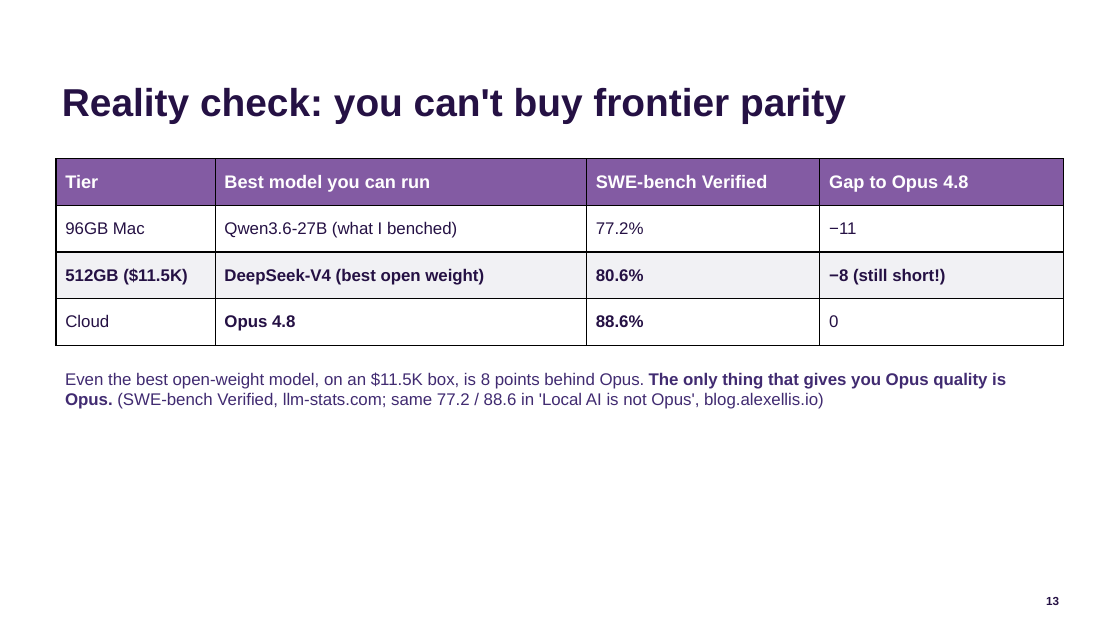
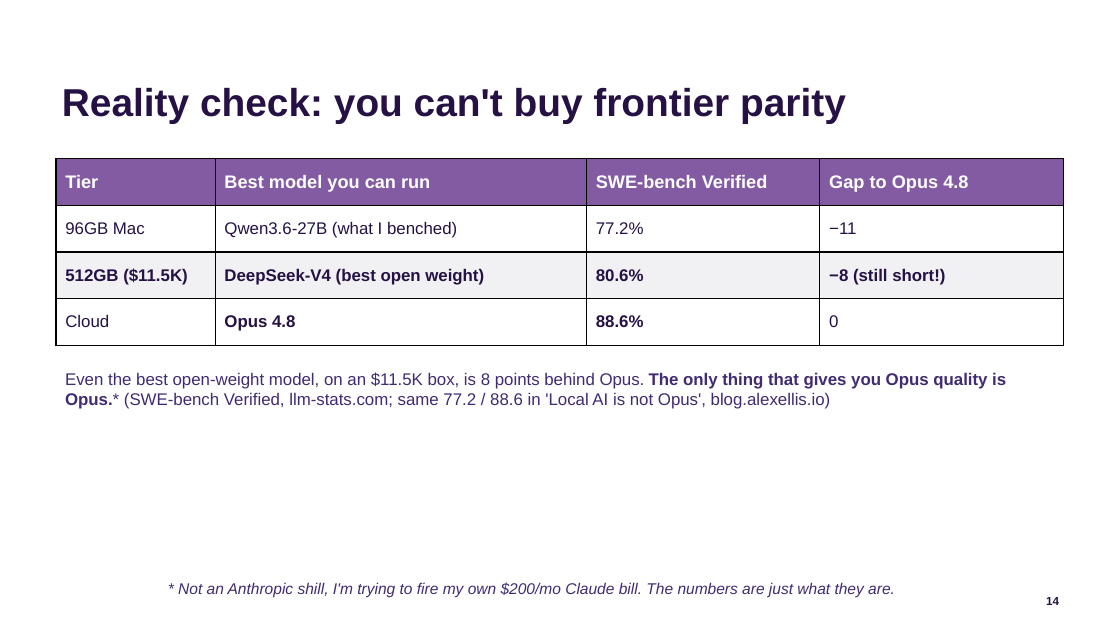
Before and after one commit to jconnolly/local-llm-pi5, a slide deck: slide 14 of local-llm-datasociety.pptx (slide 13 before the commit). Drawn at 1120x630 pixels with LibreOffice and Linux fonts; fonts in the diff are those of the drawing; background and template pictures are left out. Boxes give left, top, right and bottom in pixels: in the first picture for what was removed or moved away, otherwise in the second. Text is boxed around its words. In the diff, an @@ line names an element or a change of style, - is before the commit and + after.

```diff
--- a/local-llm-datasociety.pptx
+++ b/local-llm-datasociety.pptx
@@ text at [65, 372, 1006, 409]: text changed @@
-Even the best open-weight model, on an $11.5K box, is 8 points behind Opus. The only thing that gives you Opus quality is Opus. (SWE-bench Verified, llm-stats.com; same 77.2 / 88.6 in 'Local AI is not Opus', blog.alexellis.io)
+Even the best open-weight model, on an $11.5K box, is 8 points behind Opus. The only thing that gives you Opus quality is Opus.* (SWE-bench Verified, llm-stats.com; same 77.2 / 88.6 in 'Local AI is not Opus', blog.alexellis.io)
@@ text added at [178, 582, 895, 597], 12 pt, text #412B71, italic @@
+* Not an Anthropic shill, I'm trying to fire my own $200/mo Claude bill. The numbers are just what they are.
@@ page number at [1046, 597, 1059, 605]: text changed @@
-13
+14
```
Also in this commit, not shown: 2 other slides changed, 1 slide added, 5 other files.
